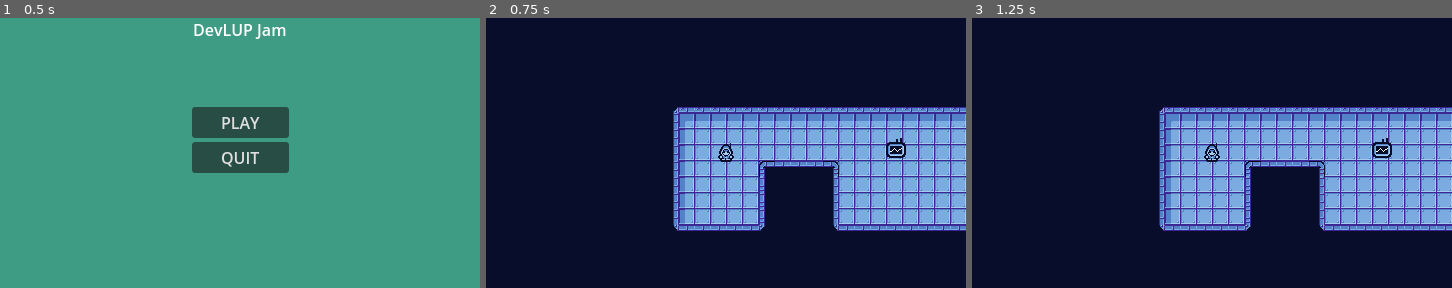
Above: before the commit, frames 1-3 (left to right).
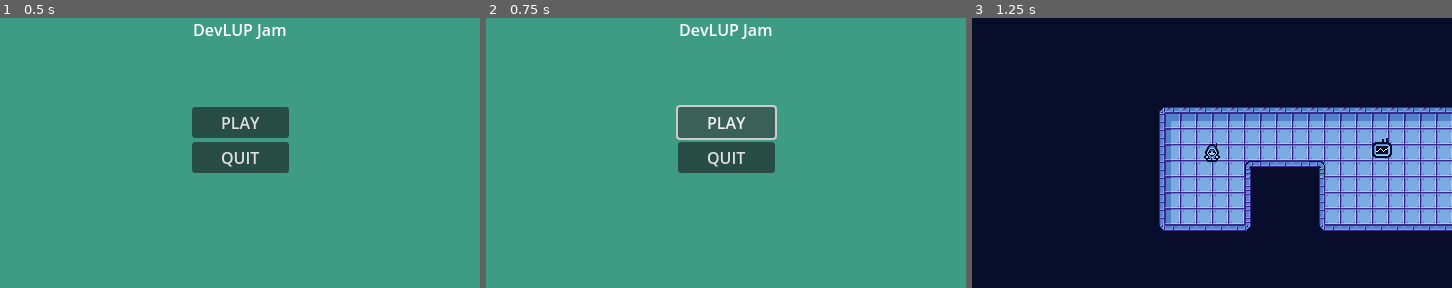
Above: after the commit, the same moments.

Repository: tygutowski/devlup-justpickone
Game: Godot game, scene res://Scenes/ui/main_menu.tscn
The game is run twice, just before and just after one commit, with the same random seed, the same clock (stepped at 60 frames per second) and the same inputs. This scene is started directly instead of the project's main scene.
Inputs:
- Up to frame 1 (0.5 s): no input
- Up to frame 2 (0.75 s): click "PLAY" at 0.5 s
- Up to frame 3 (1.25 s): no input

Frame 1 is identical in both runs. In frame 2, 100% of the frame differs, in the area x 0-100%, y 0-100%; in frame 3, nothing differs.

Commit message:
Added SoundFX to Main Menu and Player shooting.

Diff:
--- a/Scenes/Player.tscn
+++ b/Scenes/Player.tscn
@@ -1,8 +1,11 @@
-[gd_scene load_steps=26 format=3 uid="uid://dld6cm7dvh155"]
+[gd_scene load_steps=30 format=3 uid="uid://dld6cm7dvh155"]
 
 [ext_resource type="Script" path="res://Scripts/Player.gd" id="1_6icgm"]
 [ext_resource type="Texture2D" uid="uid://cys86rdms2uef" path="res://Sprites/character.png" id="1_dxjkm"]
 [ext_resource type="PackedScene" uid="uid://ch4sodhjvtqn7" path="res://Scenes/ShakeCamera2D.tscn" id="3_r2bnf"]
+[ext_resource type="AudioStream" uid="uid://cfkw4frr5p040" path="res://Sound/soundfx/died2.wav" id="4_in4ti"]
+[ext_resource type="AudioStream" uid="uid://dbdhq1sl8nf7p" path="res://Sound/soundfx/laser.wav" id="5_gjwsq"]
+[ext_resource type="AudioStream" uid="uid://bgjfrow253212" path="res://Sound/soundfx/died.wav" id="6_3dipc"]
 
 [sub_resource type="RectangleShape2D" id="RectangleShape2D_n0rya"]
 size = Vector2(12, 14)
@@ -227,6 +230,9 @@
 nodes/walking_up/position = Vector2(-200, 220)
 node_connections = [&"output", 0, &"idle_or_walking", &"direction_idle", 0, &"idle_up", &"direction_idle", 1, &"idle_do …(331 unchanged characters)…
 
+[sub_resource type="RectangleShape2D" id="RectangleShape2D_weh2j"]
+size = Vector2(6, 13)
+
 [node name="Player" type="CharacterBody2D" groups=["player"]]
 z_index = 1
 script = ExtResource("1_6icgm")
@@ -238,6 +244,7 @@
 vframes = 4
 
 [node name="CollisionShape2d" type="CollisionShape2D" parent="."]
+visible = false
 shape = SubResource("RectangleShape2D_n0rya")
 
 [node name="AnimationPlayer" type="AnimationPlayer" parent="."]
@@ -255,3 +262,23 @@
 
 [node name="ShakeCamera2D" parent="." instance=ExtResource("3_r2bnf")]
 current = true
+
+[node name="FX" type="Node2D" parent="."]
+
+[node name="HurtFX" type="AudioStreamPlayer" parent="FX"]
+stream = ExtResource("4_in4ti")
+
+[node name="ShootFX" type="AudioStreamPlayer" parent="FX"]
+stream = ExtResource("5_gjwsq")
+
+[node name="DieFX" type="AudioStreamPlayer" parent="FX"]
+stream = ExtResource("6_3dipc")
+
+[node name="Hurtbox" type="Area2D" parent="."]
+
+[node name="CollisionShape2d" type="CollisionShape2D" parent="Hurtbox"]
+self_modulate = Color(0.8, 0.764706, 0, 1)
+position = Vector2(0, 0.5)
+shape = SubResource("RectangleShape2D_weh2j")
+
+[connection signal="body_entered" from="Hurtbox" to="." method="_on_hurtbox_body_entered"]
--- a/Scenes/ui/main_menu.gd
+++ b/Scenes/ui/main_menu.gd
@@ -5,7 +5,17 @@
 
 
 func _on_play_pressed():
+	($FX/ClickedFX as AudioStreamPlayer).play()
+	await $FX/ClickedFX.finished
 	get_tree().change_scene_to_packed(nextScene)
 
 func _on_quit_pressed():
 	get_tree().quit()
+
+
+func _on_play_mouse_entered():
+	$FX/HoverOverButtonFX.play()
+
+
+func _on_quit_mouse_entered():
+	$FX/HoverOverButtonFX.play()
--- a/Scenes/ui/main_menu.tscn
+++ b/Scenes/ui/main_menu.tscn
@@ -1,8 +1,10 @@
-[gd_scene load_steps=4 format=3 uid="uid://dt7toim30lteh"]
+[gd_scene load_steps=6 format=3 uid="uid://dt7toim30lteh"]
 
 [ext_resource type="Script" path="res://Scenes/ui/main_menu.gd" id="1_70jyx"]
 [ext_resource type="PackedScene" uid="uid://0td1omf042df" path="res://Scenes/Game.tscn" id="2_645k7"]
 [ext_resource type="AudioStream" uid="uid://bqdxq6uiwnfqr" path="res://Sound/music/song1.wav" id="3_fqpcr"]
+[ext_resource type="AudioStream" uid="uid://xq4b2ogv23jv" path="res://Sound/soundfx/hover_button_in_menu.wav" id="4_1olkx"]
+[ext_resource type="AudioStream" uid="uid://c1j50sfogrwgf" path="res://Sound/soundfx/on_select_in_menu.wav" id="5_eritw"]
 
 [node name="MainMenu" type="Control"]
 layout_mode = 3
@@ -60,6 +62,15 @@
 stream = ExtResource("3_fqpcr")
 autoplay = true
 
-[connection signal="focus_entered" from="Buttons/Play" to="." method="_on_play_focus_entered"]
+[node name="FX" type="Node" parent="."]
+
+[node name="HoverOverButtonFX" type="AudioStreamPlayer" parent="FX"]
+stream = ExtResource("4_1olkx")
+
+[node name="ClickedFX" type="AudioStreamPlayer" parent="FX"]
+stream = ExtResource("5_eritw")
+
+[connection signal="mouse_entered" from="Buttons/Play" to="." method="_on_play_mouse_entered"]
 [connection signal="pressed" from="Buttons/Play" to="." method="_on_play_pressed"]
+[connection signal="mouse_entered" from="Buttons/Quit" to="." method="_on_quit_mouse_entered"]
 [connection signal="pressed" from="Buttons/Quit" to="." method="_on_quit_pressed"]
--- a/Scripts/Player.gd
+++ b/Scripts/Player.gd
@@ -8,11 +8,11 @@
 
 @onready var game = get_tree().get_first_node_in_group("game")
 
-func _ready():
+func _ready() -> void:
 	set_animation("idle_or_walking", 0)
 	set_animation("direction", 1)
 
-func _physics_process(_delta):
+func _physics_process(_delta: float) -> void:
 	walking_direction = Vector2.ZERO
 	walking_direction.x = Input.get_axis("left", "right")
 	walking_direction.y = Input.get_axis("up", "down")
@@ -40,13 +40,14 @@
 	if Input.is_action_just_pressed("shoot"):
 		shoot()
 
-func set_animation(animation_name, value):
+func set_animation(animation_name, value) -> void:
 	if animation_name == "direction":
 		get_node("AnimationTree").set("parameters/direction_walking/current", value)
 		get_node("AnimationTree").set("parameters/direction_idle/current", value)
 	else:
 		get_node("AnimationTree").set("parameters/" + animation_name + "/current", value)
-func shoot():
+
+func shoot() -> void:
 	# make a new shot
 	var ray = shot.instantiate()
 	game.add_child(ray)
@@ -59,9 +60,12 @@
 	ray.get_node("Line2d").add_point(ray.get_node("RayCast2d").global_position)
 	ray.get_node("Line2d").add_point(ray.get_node("RayCast2d").get_collision_point())
 
+	$FX/ShootFX.play()
+
 func upgrade():
 	pass
 
 
-func _on_test_timer_timeout():
-	$ShakeCamera2D.small_shake()
+
+func _on_hurtbox_body_entered(body):
+	$FX/HurtFX.play()
